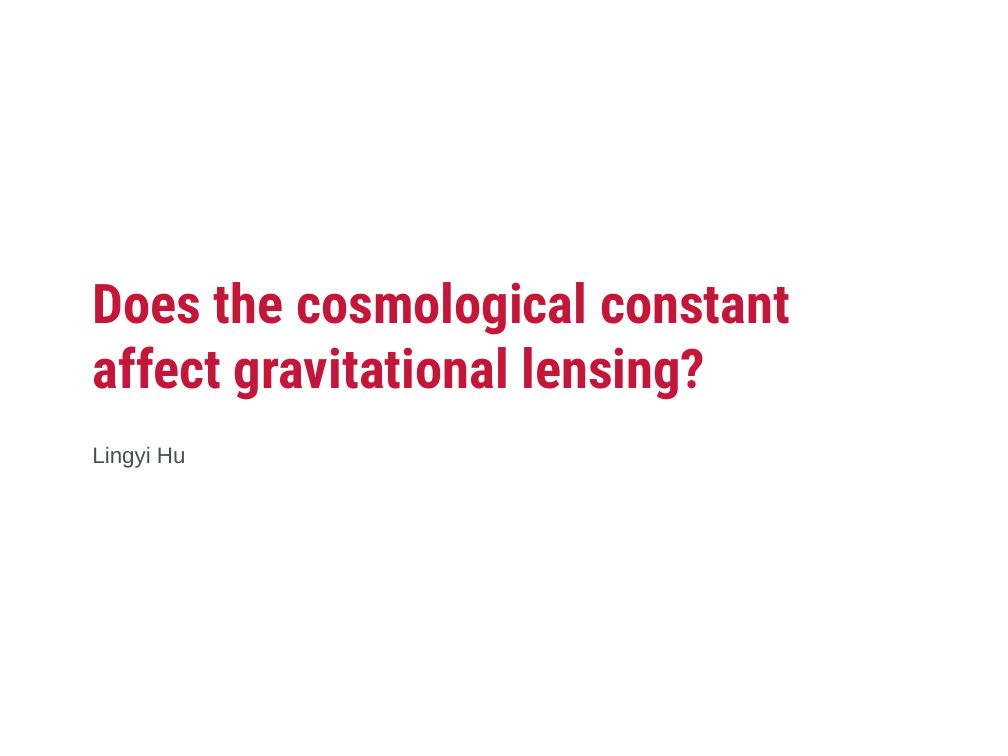
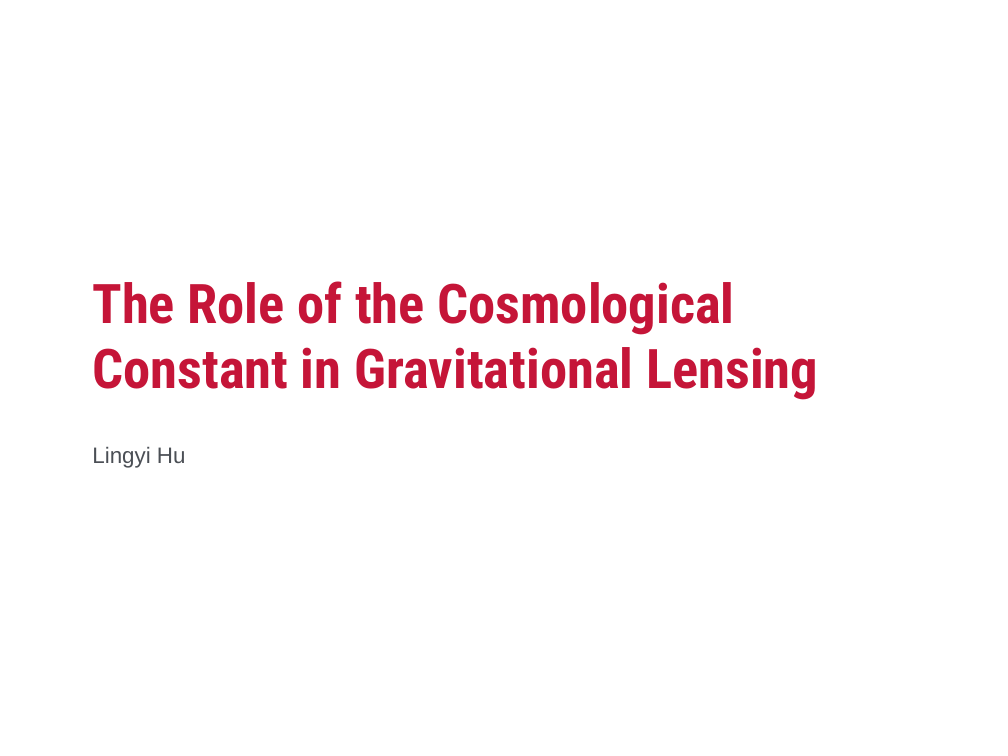
Before and after one commit to lingxz/lightbending, a slide deck: slide 1 of presentation.pptx. Drawn at 1008x756 pixels with LibreOffice and Linux fonts; fonts in the diff are those of the drawing; background and template pictures are left out. Boxes give left, top, right and bottom in pixels: in the first picture for what was removed or moved away, otherwise in the second. Text is boxed around its words. In the diff, an @@ line names an element or a change of style, - is before the commit and + after.

```diff
--- a/presentation.pptx
+++ b/presentation.pptx
@@ title at box(92, 281, 818, 400): text changed @@
-Does the cosmological constant affect gravitational lensing?
+The Role of the Cosmological Constant in Gravitational Lensing
```
Also in this commit, not shown: 2 other slides changed, 5 slides added, 17 slides removed, 49 other files.
